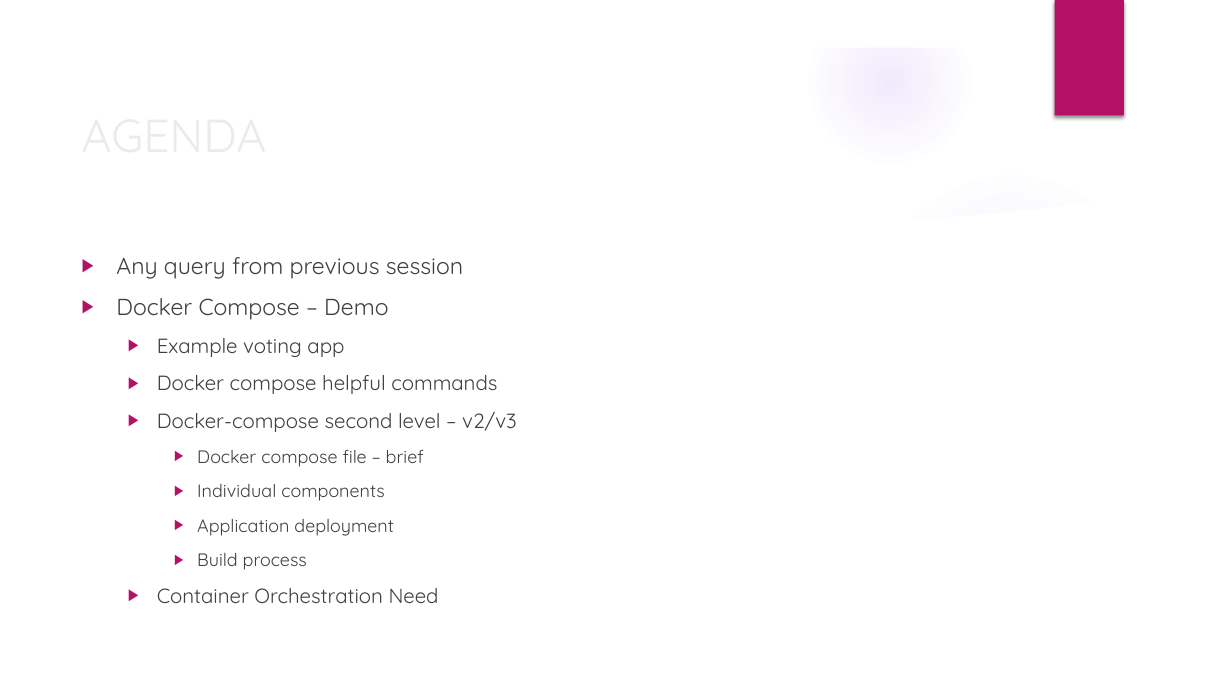
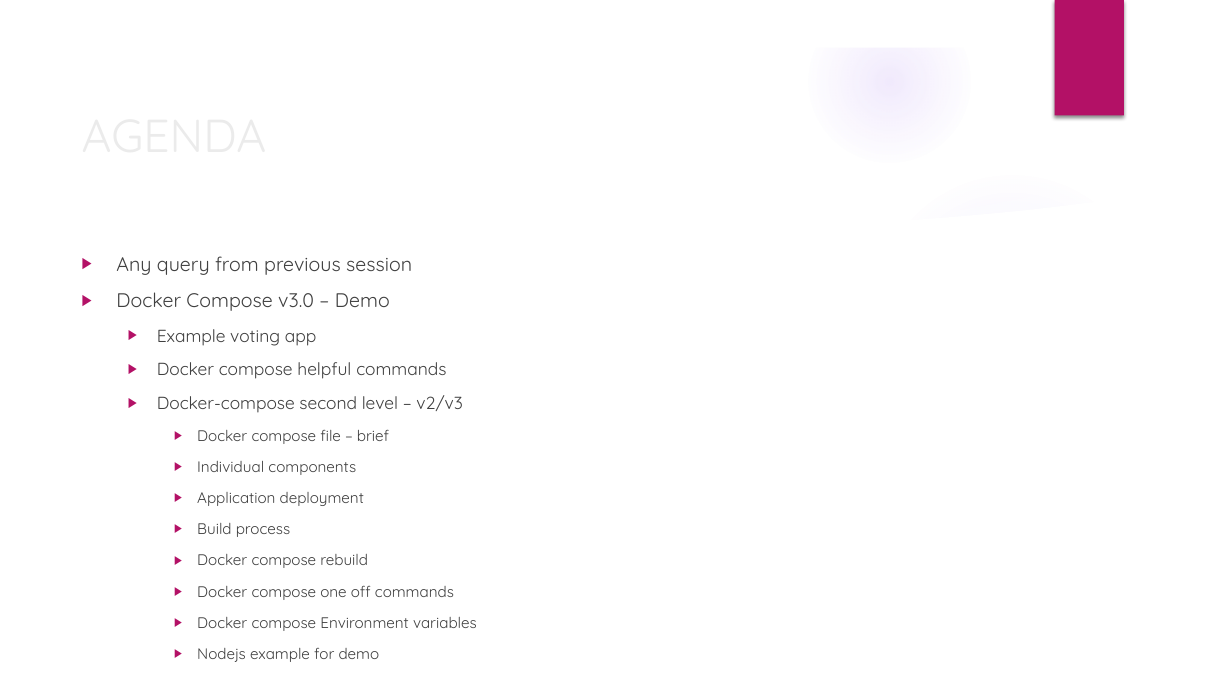
Before and after one commit to deepkumartraining/docker-k8s-April23, a slide deck: slide 2 of Day14/DockerAndKubernetes_Training-Day14.pptx. Drawn at 1232x693 pixels with LibreOffice and Linux fonts; fonts in the diff are those of the drawing; background and template pictures are left out. Boxes give left, top, right and bottom in pixels: in the first picture for what was removed or moved away, otherwise in the second. Text is boxed around its words. In the diff, an @@ line names an element or a change of style, - is before the commit and + after.

Commit message:
day 14 agenda updated

```diff
--- a/Day14/DockerAndKubernetes_Training-Day14.pptx
+++ b/Day14/DockerAndKubernetes_Training-Day14.pptx
@@ text at (x1=116, y1=256, x2=462, y2=537): size 18 to 15.3 pt in "Any query from previous session"; size 16 to 13.6 pt in "Example voting app", "Docker compose helpful commands", "Docker-compose second level – v2/v3"; size 14 to 11.9 pt in "Docker compose file – brief", "Individual components", "Application deployment", "Build process" @@
@@ text at (x1=116, y1=292, x2=390, y2=311): text changed; size 18 to 15.3 pt @@
-▶ Docker Compose – Demo
+▶ Docker Compose v3.0 – Demo
@@ text at (x1=197, y1=554, x2=477, y2=631): text changed; size 16 to 11.9 pt @@
-  ▶ Container Orchestration Need
+    ▶ Docker compose rebuild
+    ▶ Docker compose one off commands
+    ▶ Docker compose Environment variables
+    ▶ Nodejs example for demo
```
Also in this commit, not shown: 1 other slide changed, 1 slide removed, 6 other files.
